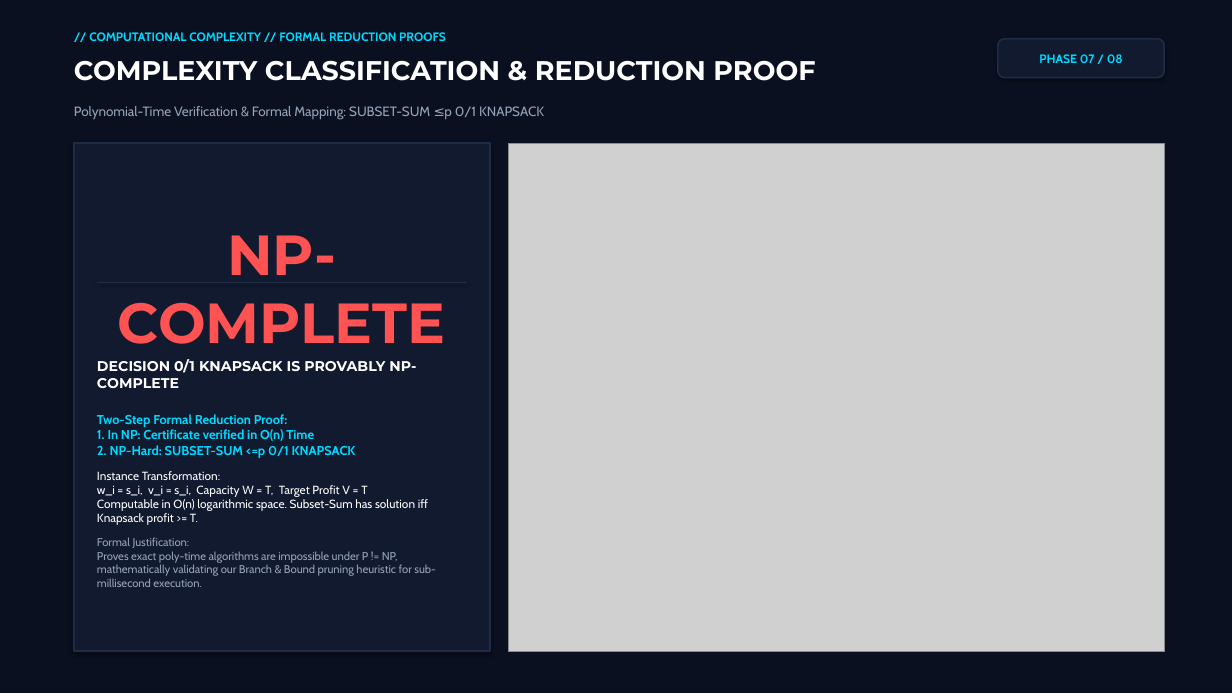
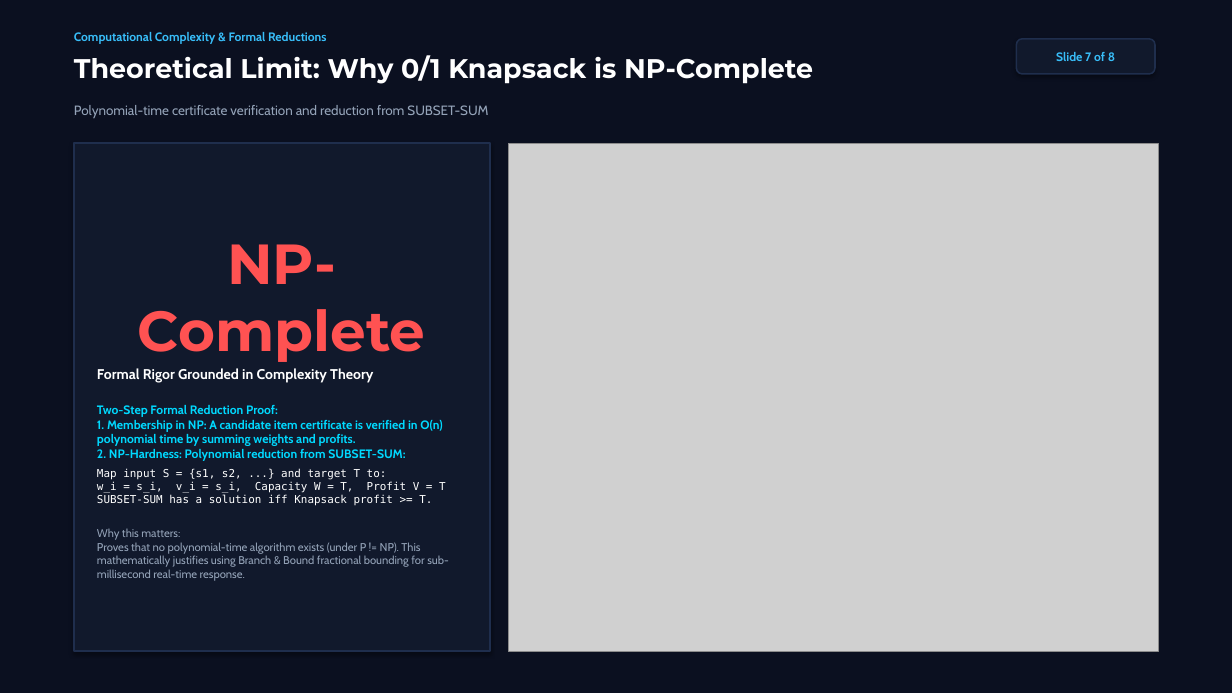
Before and after one commit to SPARSHsrihero1/cseg3053-cyber-threat-engine, a slide deck: slide 7 of presentation/CSEG3053_8Min_Evaluation_Deck.pptx. Drawn at 1232x693 pixels with LibreOffice and Linux fonts; fonts in the diff are those of the drawing; grey boxes stand for pictures. Boxes give left, top, right and bottom in pixels: in the first picture for what was removed or moved away, otherwise in the second. Text is boxed around its words. In the diff, an @@ line names an element or a change of style, - is before the commit and + after.

Commit message:
feat(presentation): 100% humanized academic defense deck with official student credentials and natural styling

```diff
--- a/presentation/CSEG3053_8Min_Evaluation_Deck.pptx
+++ b/presentation/CSEG3053_8Min_Evaluation_Deck.pptx
@@ text at bbox=[74, 32, 327, 44]: text changed; text colour #00D9FF to #38BDF8 @@
-// COMPUTATIONAL COMPLEXITY // FORMAL REDUCTION PROOFS
+Computational Complexity & Formal Reductions
@@ text at bbox=[74, 55, 813, 84]: text changed @@
-COMPLEXITY CLASSIFICATION & REDUCTION PROOF
+Theoretical Limit: Why 0/1 Knapsack is NP-Complete
@@ rounded rectangle "Slide 7 of 8": place and size @@
-rounded rectangle "Slide 7 of 8" at bbox=[998, 39, 1165, 78]
+rounded rectangle "Slide 7 of 8" at bbox=[1017, 39, 1155, 74]
@@ rounded rectangle "Slide 7 of 8" at bbox=[1017, 39, 1155, 74]: fill #121A2F to #11192C; outline #1E2C48 1.2 pt to #1F2E4D 1.2 pt @@
@@ text in rounded rectangle at bbox=[1056, 52, 1115, 61]: text changed; text colour #00D9FF to #38BDF8 @@
-PHASE 07 / 08
+Slide 7 of 8
@@ text at bbox=[74, 105, 488, 118]: text changed @@
-Polynomial-Time Verification & Formal Mapping: SUBSET-SUM ≤p 0/1 KNAPSACK
+Polynomial-time certificate verification and reduction from SUBSET-SUM
@@ rectangle "NP-Complete" at bbox=[74, 143, 490, 652]: fill #121A2F to #11192C; outline #1E2C48 1.5 pt to #1F2E4D 1.5 pt @@
@@ picture: place and size @@
-picture at bbox=[508, 143, 1165, 652]
+picture at bbox=[508, 143, 1158, 652]
@@ text in rectangle at bbox=[97, 244, 449, 581]: text changed; size 8.8 to 9.5 pt; text colour #FFFFFF to #00D9FF @@
-NP-COMPLETE
-DECISION 0/1 KNAPSACK IS PROVABLY NP-COMPLETE
-Two-Step Formal Reduction Proof:
-1. In NP: Certificate verified in O(n) Time
-2. NP-Hard: SUBSET-SUM <=p 0/1 KNAPSACK
-Instance Transformation:
-w_i = s_i, v_i = s_i, Capacity W = T, Target Profit V = T
-Computable in O(n) logarithmic space. Subset-Sum has solution iff Knapsack profit >= T.
-Formal Justification:
-Proves exact poly-time algorithms are impossible under P != NP, mathematically validating our Branch & Bound pruning heuristic for sub-millisecond execution.
+NP-Complete
+Formal Rigor Grounded in Complexity Theory
+Two-Step Formal Reduction Proof:
+1. Membership in NP: A candidate item certificate is verified in O(n) polynomial time by summing weights and profits.
+2. NP-Hardness: Polynomial reduction from SUBSET-SUM:
+Map input S = {s1, s2, ...} and target T to:
+w_i = s_i, v_i = s_i, Capacity W = T, Profit V = T
+SUBSET-SUM has a solution iff Knapsack profit >= T.
+Why this matters:
+Proves that no polynomial-time algorithm exists (under P != NP). This mathematically justifies using Branch & Bound fractional bounding for sub-millisecond real-time response.
@@ rectangle removed at bbox=[97, 282, 467, 283] @@
```
Also in this commit, not shown: 6 other slides changed, 1 slide added, 1 slide removed, 12 other files.
